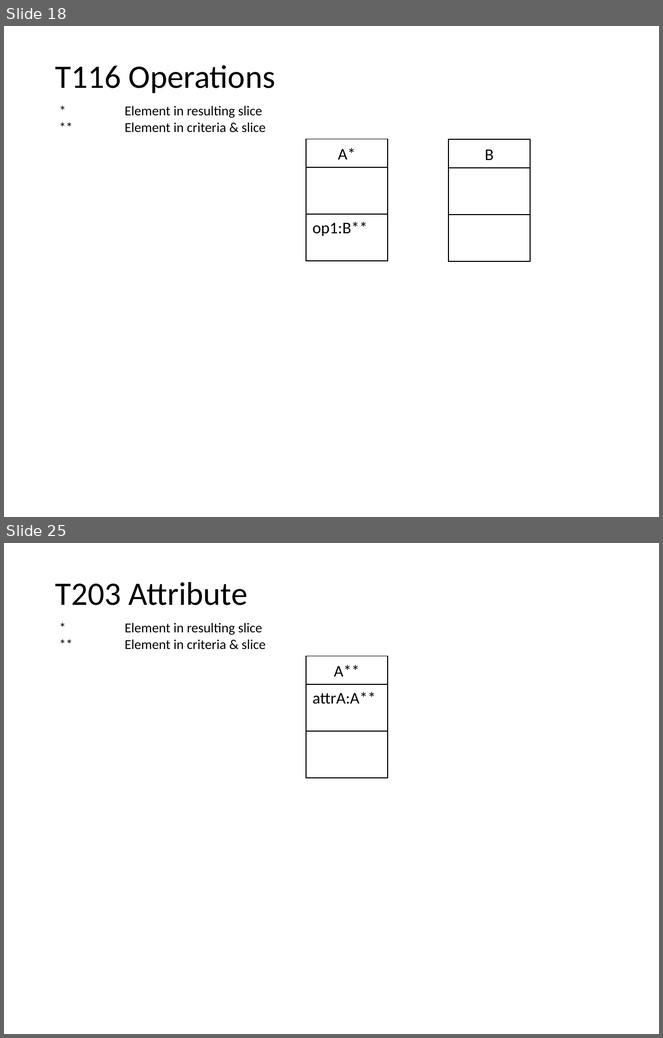
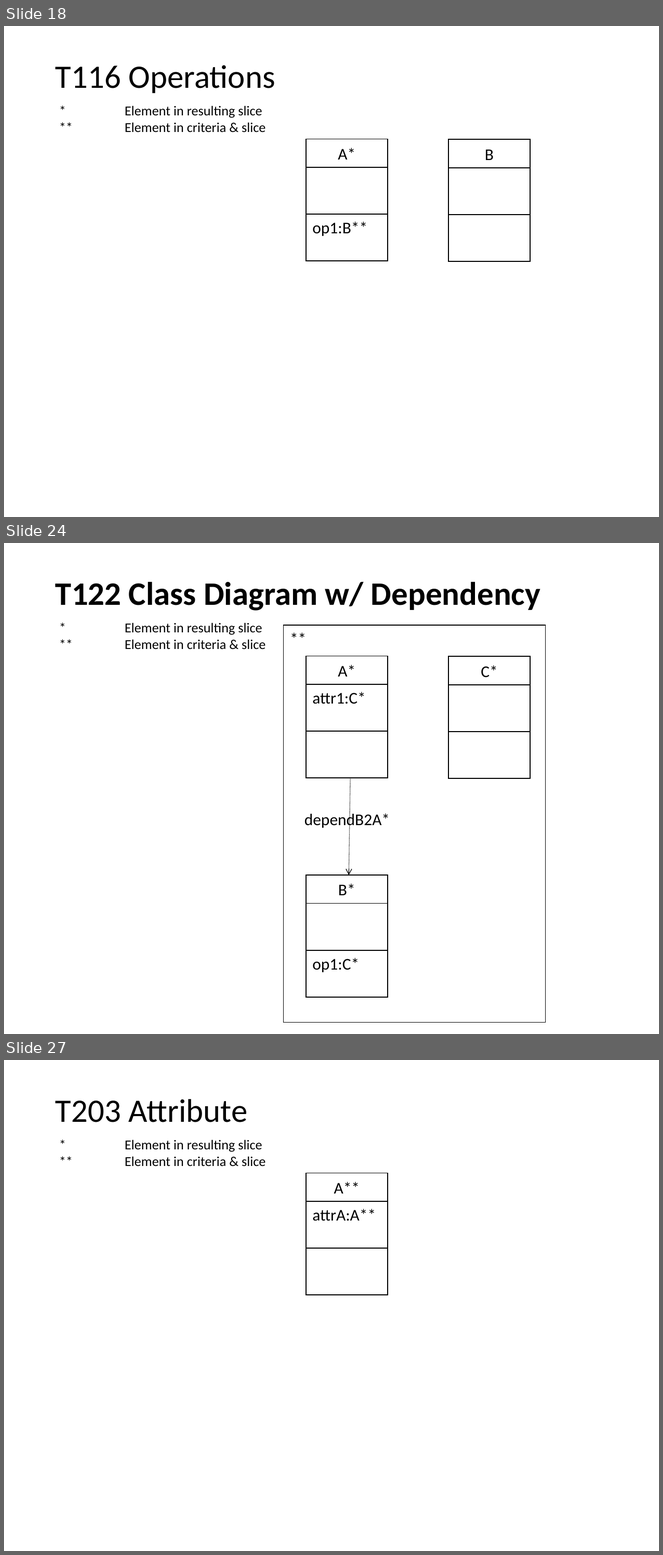
Before and after one commit to nlsfung/MMINT_Examples, a slide deck: CDSliceTestSuite/TestSuite.ppt. Shown one above the other, each under a label of ours: slides 18 and 25 before the commit, slides 18, 24 and 27 after it; the slides between them are not shown. The pictures are 663x1038 and 663x1555 pixels, drawn with LibreOffice and Linux fonts; fonts in the diff are those of the drawing. Boxes give left, top, right and bottom in pixels: in the first picture for what was removed or moved away, otherwise in the second. Text is boxed around its words. In the diff, an @@ line names an element or a change of style, - is before the commit and + after.

Commit message:
Updated test suite for class diagram slicer.

```diff
--- a/CDSliceTestSuite/TestSuite.ppt
+++ b/CDSliceTestSuite/TestSuite.ppt
@@ slide 24 added at (4, 543, 659, 1034), background #FFFFFF; not listed: 1 template element that a slide beside it also shows @@
@@ text added at (55, 581, 541, 611), 36 pt, text #000000, bold @@
+T122 Class Diagram w/ Dependency
@@ rectangle added at (284, 625, 546, 1022), fill #FFFFFF, outline #000000 0.94 pt, 18 pt, text #000000 @@
+**
@@ rectangle added at (306, 656, 387, 684), fill #FFFFFF, outline #000000 0.94 pt, 18 pt, text #000000 @@
+A*
@@ rectangle added at (449, 656, 530, 684), fill #FFFFFF, outline #000000 0.94 pt, 18 pt, text #000000 @@
+C*
@@ rectangle added at (306, 684, 387, 732), fill #FFFFFF, outline #000000 0.94 pt, 18 pt, text #000000 @@
+attr1:C*
@@ rectangle added at (449, 684, 530, 732), fill #FFFFFF, outline #000000 0.94 pt @@
@@ rectangle added at (306, 731, 387, 778), fill #FFFFFF, outline #000000 0.94 pt @@
@@ rectangle added at (449, 732, 530, 779), fill #FFFFFF, outline #000000 0.94 pt @@
@@ arrow added from (351, 778) to (349, 875), #000000 0.74 pt dashed @@
@@ text added at (305, 811, 390, 828), 18 pt, text #000000 @@
+dependB2A*
@@ rectangle added at (306, 875, 387, 903), fill #FFFFFF, outline #000000 0.94 pt, 18 pt, text #000000 @@
+B*
@@ rectangle added at (306, 903, 387, 951), fill #FFFFFF, outline #000000 0.94 pt @@
@@ rectangle added at (306, 951, 387, 997), fill #FFFFFF, outline #000000 0.94 pt, 18 pt, text #000000 @@
+op1:C*
@@ what was slide 25 is now slide 27 @@
```
Also in this commit, not shown: 6 slides changed, 3 other slides added, 21 other files.
